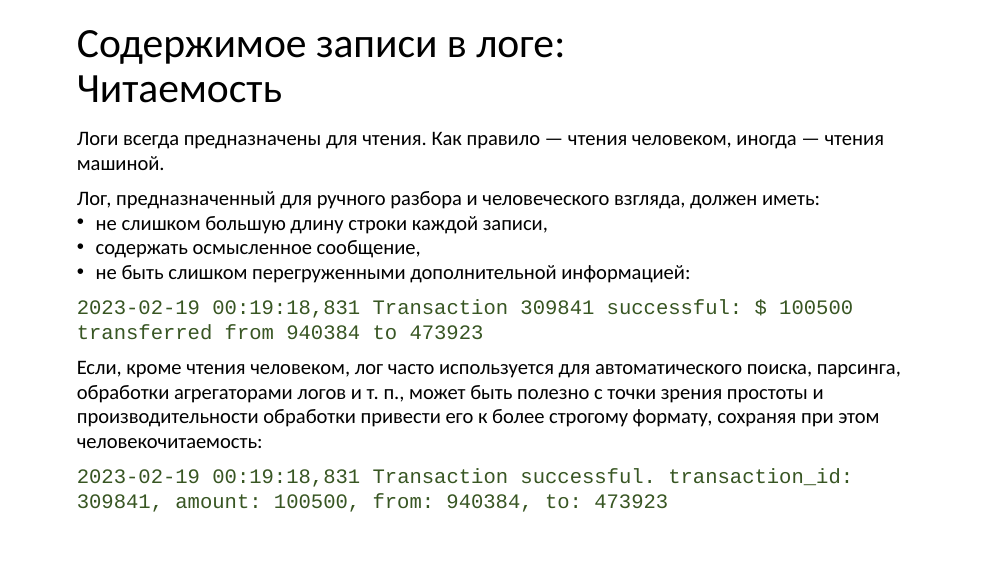
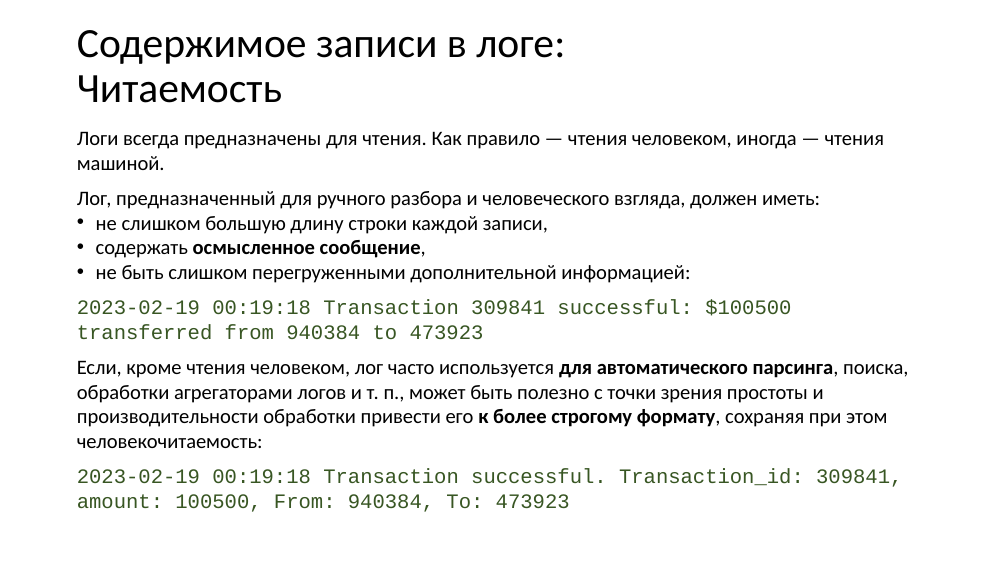
Before and after one commit to xtrueman/prog_instruments, a slide deck: slide 11 of presentations/Logging.pptx. Drawn at 1008x567 pixels with LibreOffice and Linux fonts; fonts in the diff are those of the drawing. Boxes give left, top, right and bottom in pixels: in the first picture for what was removed or moved away, otherwise in the second. Text is boxed around its words. In the diff, an @@ line names an element or a change of style, - is before the commit and + after.

```diff
--- a/presentations/Logging.pptx
+++ b/presentations/Logging.pptx
@@ text at box(96, 240, 426, 258): bold on in "осмысленное сообщение," @@
@@ text at box(77, 299, 908, 512): text changed @@
-2023-02-19 00:19:18,831 Transaction 309841 successful: $ 100500 transferred from 940384 to 473923
-Если, кроме чтения человеком, лог часто используется для автоматического поиска, парсинга, обработки агрегаторами логов и т. п., может быть полезно с точки зрения простоты и производительности обработки привести его к более строгому формату, сохраняя при этом человекочитаемость:
-2023-02-19 00:19:18,831 Transaction successful. transaction_id: 309841, amount: 100500, from: 940384, to: 473923
+2023-02-19 00:19:18 Transaction 309841 successful: $100500 transferred from 940384 to 473923
+Если, кроме чтения человеком, лог часто используется для автоматического парсинга, поиска, обработки агрегаторами логов и т. п., может быть полезно с точки зрения простоты и производительности обработки привести его к более строгому формату, сохраняя при этом человекочитаемость:
+2023-02-19 00:19:18 Transaction successful. Transaction_id: 309841, amount: 100500, From: 940384, To: 473923
```
Also in this commit, not shown: 21 other slides changed, 2 other files.
